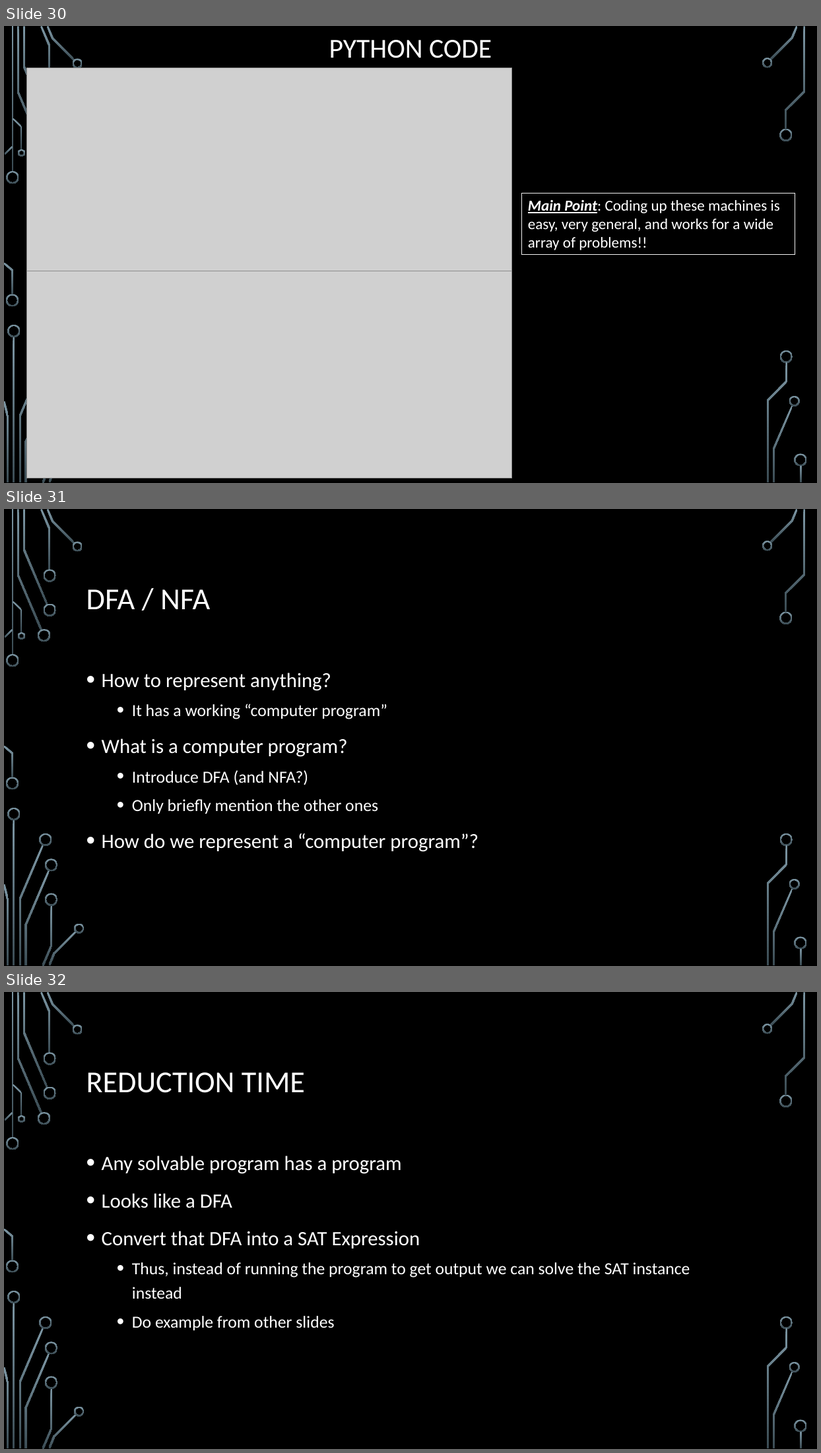
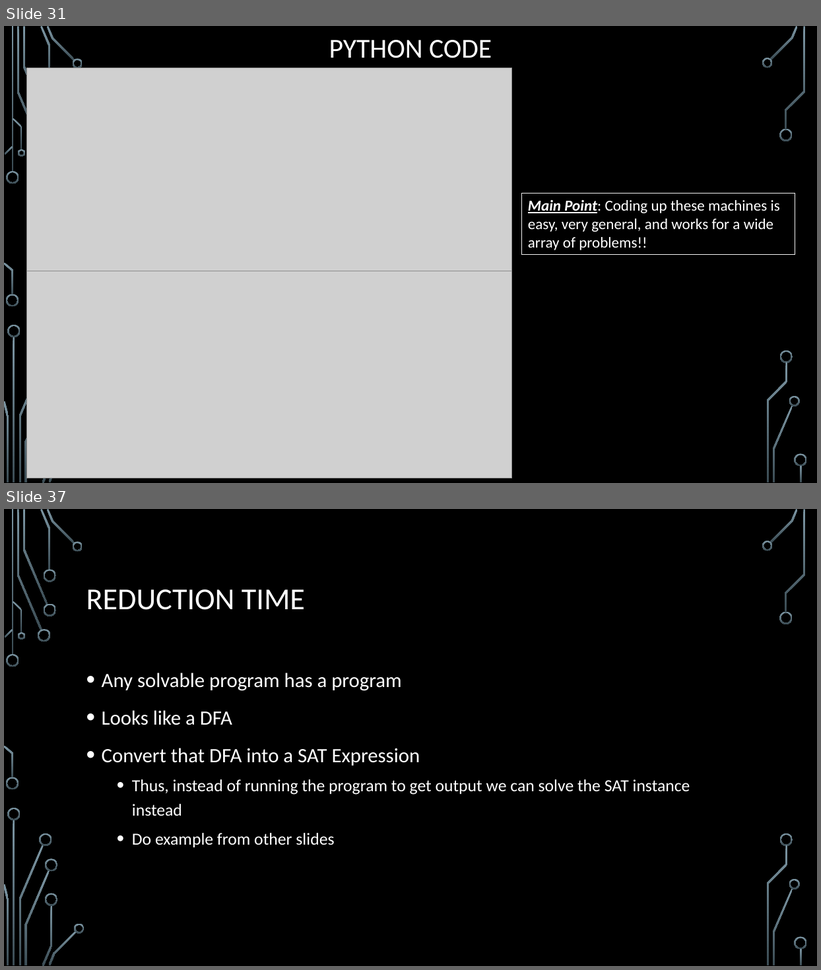
Before and after one commit to markfloryan/dsa2, a slide deck: slides/06-3-Hardness.pptx. Shown one above the other, each under a label of ours: slides 30, 31 and 32 before the commit, slides 31 and 37 after it; the slides between them are not shown. The pictures are 821x1453 and 821x970 pixels, drawn with LibreOffice and Linux fonts; fonts in the diff are those of the drawing; grey boxes stand for pictures; background and template pictures are left out. Boxes give left, top, right and bottom in pixels: in the first picture for what was removed or moved away, otherwise in the second. Text is boxed around its words. In the diff, an @@ line names an element or a change of style, - is before the commit and + after.

```diff
--- a/slides/06-3-Hardness.pptx
+++ b/slides/06-3-Hardness.pptx
@@ slide 31 removed at <box>4,509,817,966</box>, background picture (left out); not listed: 36 template elements that a slide beside it also shows @@
@@ title removed at <box>86,590,210,609</box> @@
-DFA / NFA
@@ text removed at <box>102,673,479,852</box> @@
-• How to represent anything?
-  • It has a working “computer program”
-• What is a computer program?
-  • Introduce DFA (and NFA?)
-  • Only briefly mention the other ones
-• How do we represent a “computer program”?
@@ what was slide 30 is now slide 31 @@
@@ what was slide 32 is now slide 37 @@
```
Also in this commit, not shown: 1 slide changed, 6 slides added, 6 other files.
